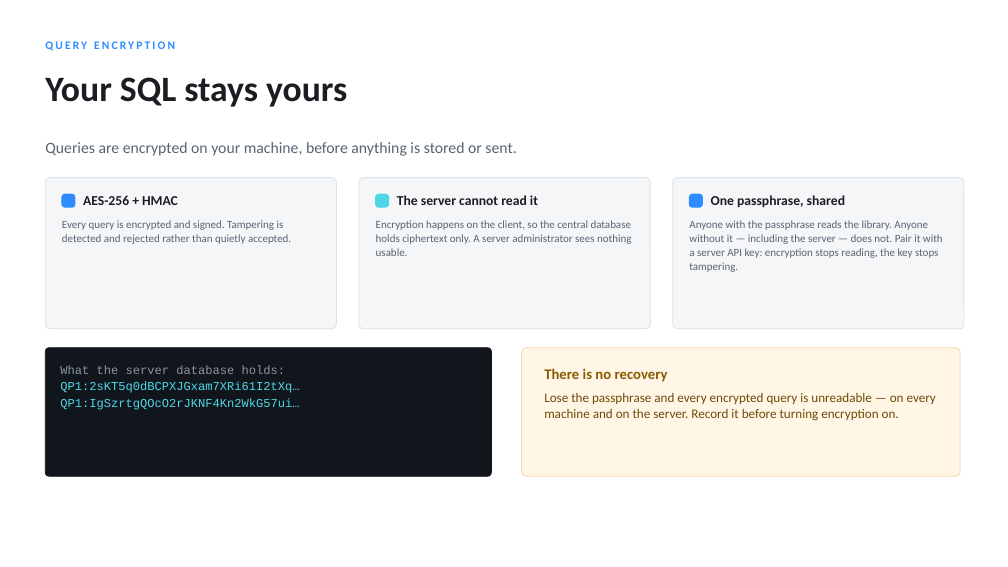
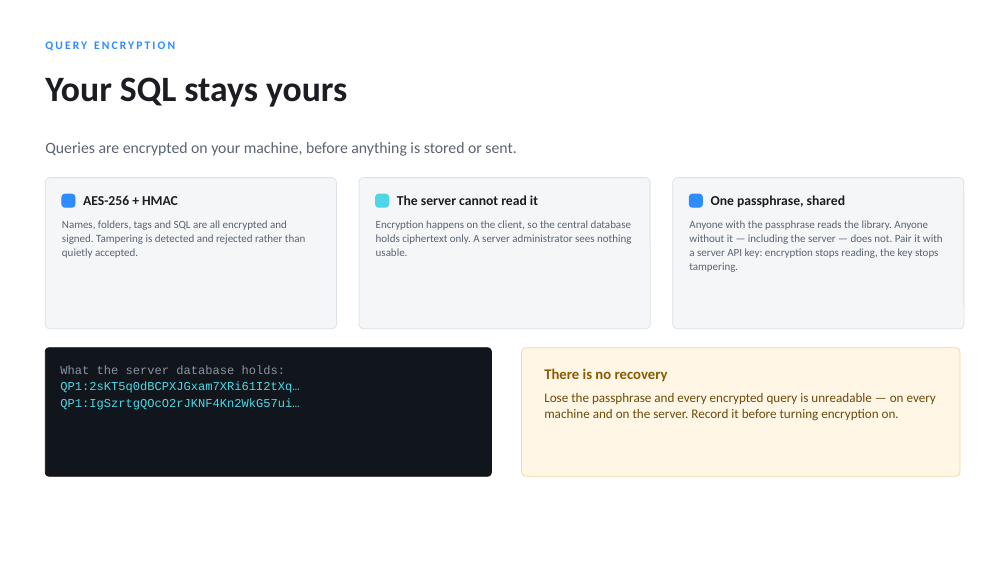
Before and after one commit to muleskin/Qplus, a slide deck: slide 14 of docs/Qplus Feature Overview.pptx. Drawn at 1008x567 pixels with LibreOffice and Linux fonts; fonts in the diff are those of the drawing. Boxes give left, top, right and bottom in pixels: in the first picture for what was removed or moved away, otherwise in the second. Text is boxed around its words. In the diff, an @@ line names an element or a change of style, - is before the commit and + after.

```diff
--- a/docs/Qplus Feature Overview.pptx
+++ b/docs/Qplus Feature Overview.pptx
@@ text at (x1=62, y1=220, x2=305, y2=258): text changed @@
-Every query is encrypted and signed. Tampering is detected and rejected rather than quietly accepted.
+Names, folders, tags and SQL are all encrypted and signed. Tampering is detected and rejected rather than quietly accepted.
```
Also in this commit, not shown: 2 other slides changed, 2 other files.
